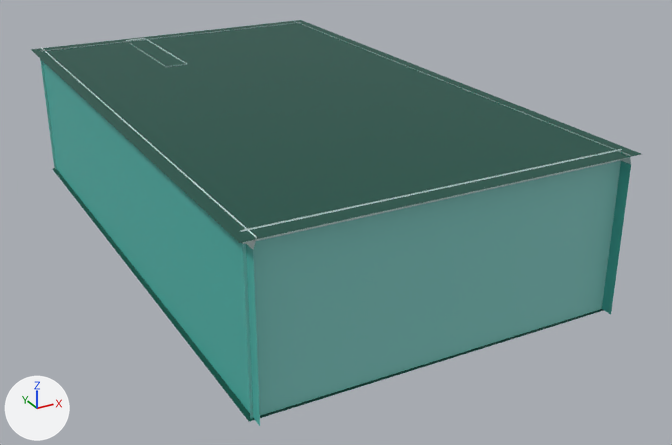
What one commit did to the Blender file Blender/oldroseKitchen.blend.
Camera for both pictures: a 50 mm lens placed at (-18.2, -44.4, 18.9), pointed at (1.5, -8.5, 0.9). The lights are fixed; the arrows at lower left show +X, +Y and +Z.

The first picture shows 'Wall.001', 'Wall.002', 'Wall.003', 'Wall.004', 'ceiling', 'floor'.
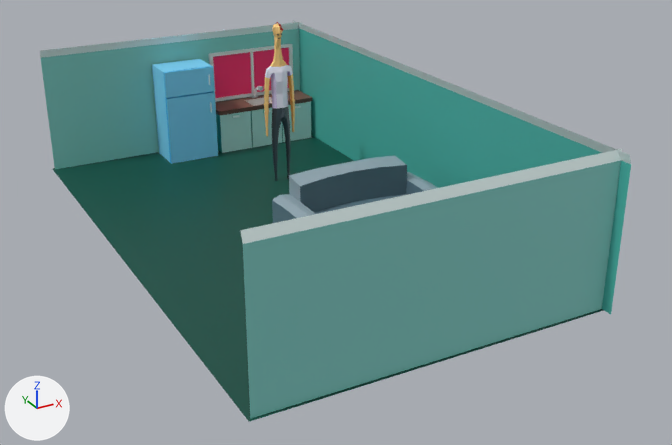
The change, as a diff of the scene's bpy script:
```diff
--- a/Blender/oldroseKitchen.blend.py
+++ b/Blender/oldroseKitchen.blend.py
@@ me_cube @@
+me_cube.from_pydata(...)  # 28 vertices, 25 faces; spans x -2.78..2.78, y -0.14..0.02, z -1.5..1.5
+me_cube.materials.append(mat_colorpalette_png)  # picture img_colorpalette_png
@@ me_cube_004 @@
+me_cube_004.from_pydata(...)  # 16 vertices, 8 faces; spans x -1.0..1.0, y -1.24..0.84, z 0.0..2.39
+me_cube_004.materials.append(mat_colorpalette_png)  # picture img_colorpalette_png
@@ me_cube_007 @@
+me_cube_007.from_pydata(...)  # 66 vertices, 55 faces; spans x -3.13..3.13, y -1.0..1.0, z -0.3..1.15
+me_cube_007.materials.append(mat_colorpalette_png)  # picture img_colorpalette_png
@@ me_cube_008 @@
+me_cube_008.from_pydata(...)  # 26 vertices, 23 faces; spans x -1.49..1.49, y -1.0..1.0, z -0.01..5.46
+me_cube_008.materials.append(mat_colorpalette_png)  # picture img_colorpalette_png
@@ me_cube_009 @@
+me_cube_009.from_pydata(...)  # 16 vertices, 11 faces; spans x 0.0..2.97, y -0.17..0.09, z -0.74..0.71
+me_cube_009.materials.append(mat_colorpalette_png)  # picture img_colorpalette_png
@@ me_cube_010 @@
+me_cube_010.from_pydata(...)  # 16 vertices, 11 faces; spans x 0.01..2.97, y -0.17..0.09, z -1.96..1.97
+me_cube_010.materials.append(mat_colorpalette_png)  # picture img_colorpalette_png
@@ me_cube_011 @@
+me_cube_011.from_pydata(...)  # 405 vertices, 390 faces; spans x -0.9..0.9, y -0.61..0.43, z -0.01..8.83
+me_cube_011.materials.append(mat_colorpalette_png)  # picture img_colorpalette_png
@@ ob_wall_004 @@
 ob_wall_004.rotation_euler = (0.0, 0.0, 7.854)  # degrees (0, 0, 90)
+ob_wall_004.hide_viewport = True
@@ ob_wall_001 @@
 ob_wall_001.rotation_euler = (0.0, 0.0, -1.571)  # degrees (0, 0, -90)
+ob_wall_001.hide_viewport = True
@@ ob_ceiling @@
 ob_ceiling.location = (0.0, -5.92, 6.93)
+ob_ceiling.hide_viewport = True
@@ ob_window @@
+ob_window = bpy.data.objects.new('window', me_cube)
+ob_window.location = (4.6, 7.95, 4.17)
@@ ob_kitchenbox @@
+ob_kitchenbox = bpy.data.objects.new('kitchenbox', me_cube_004)
+ob_kitchenbox.location = (2.57, 7.12, 0.0)
@@ ob_kitchenbox_001 @@
+ob_kitchenbox_001 = bpy.data.objects.new('kitchenbox.001', me_cube_004.copy())
+ob_kitchenbox_001.location = (4.64, 7.12, 0.0)
@@ ob_kitchenbox_002 @@
+ob_kitchenbox_002 = bpy.data.objects.new('kitchenbox.002', me_cube_004.copy())
+ob_kitchenbox_002.location = (6.69, 7.12, 0.0)
@@ ob_kitchentable @@
+ob_kitchentable = bpy.data.objects.new('kitchenTable', me_cube_007)
+ob_kitchentable.location = (4.64, 6.91, 2.39)
@@ ob_fridge @@
+ob_fridge = bpy.data.objects.new('Fridge', me_cube_008)
+ob_fridge.location = (-0.29, 6.82, 0.0)
@@ ob_fridgedoorup @@
+ob_fridgedoorup = bpy.data.objects.new('fridgeDoorUp', me_cube_009)
+ob_fridgedoorup.location = (-1.79, 5.7, 4.74)
@@ ob_fridgedoordown @@
+ob_fridgedoordown = bpy.data.objects.new('fridgeDoorDown', me_cube_010)
+ob_fridgedoordown.location = (-1.79, 5.7, 1.96)
@@ ob_tallman @@
+ob_tallman = bpy.data.objects.new('tallman', me_cube_011)
+ob_tallman.location = (2.83, 0.22, 0.0)
```

What differs and where, as boxes [x1, y1, x2, y2] in the pictures (672 x 445 px):
'ceiling', hidden (green)
    before: [30, 20, 641, 243]
'Wall.004', hidden (cyan)
    before: [40, 47, 260, 426]
'fridgeDoorDown', added (cyan)
    after: [165, 92, 218, 164]
'window', added (red)
    after: [209, 44, 293, 102]
'tallman', added
    after: [264, 22, 295, 181]
'Fridge', added (cyan)
    after: [152, 59, 214, 162]
'kitchenbox', added (cyan)
    after: [216, 111, 252, 153]
'fridgeDoorUp', added (cyan)
    after: [163, 66, 215, 98]
'kitchenTable', added (brown)
    after: [215, 86, 312, 116]
'kitchenbox.001', added (cyan)
    after: [251, 108, 282, 147]
'kitchenbox.002', added (cyan)
    after: [282, 102, 311, 142]
'Wall.001', hidden
    before: [126, 38, 187, 67]
'floor', unchanged, uncovered by the edit
    before: [53, 168, 604, 422]
    after: [53, 135, 604, 422]
'Wall.003', unchanged, uncovered by the edit
    before: [294, 21, 631, 314]
    after: [293, 21, 631, 314]
'Wall', unchanged, uncovered by the edit
    both: [40, 22, 301, 169]
'Cube', unchanged, uncovered by the edit
    after: [272, 155, 438, 223]
